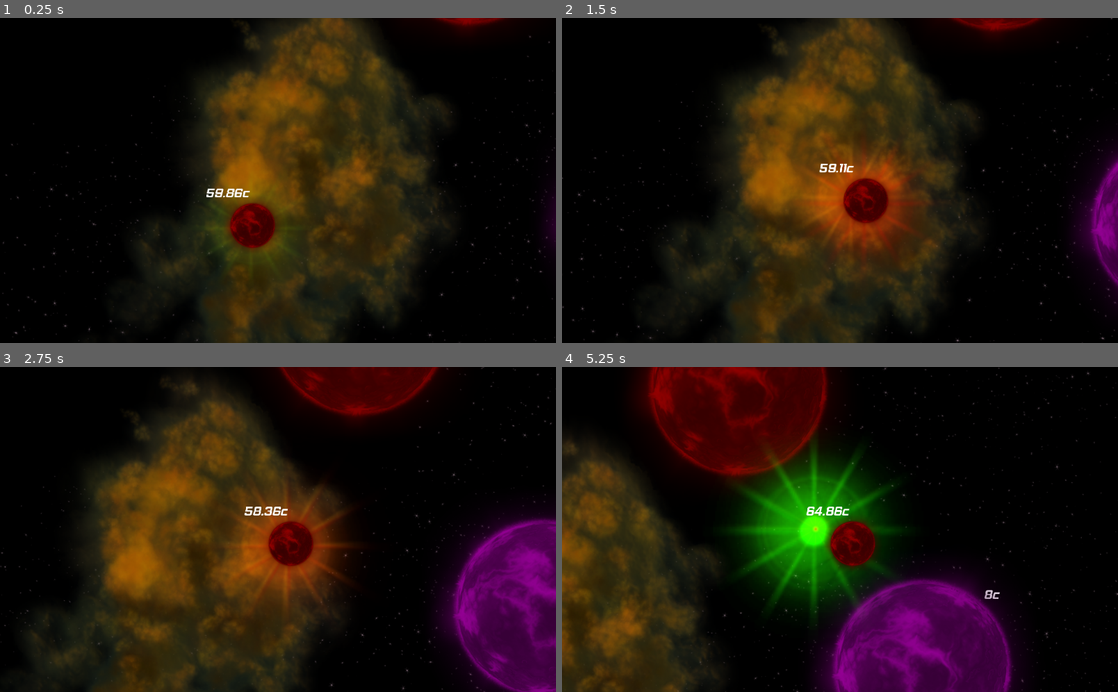
Above: before the commit, frames 1-4 (two rows, left to right).
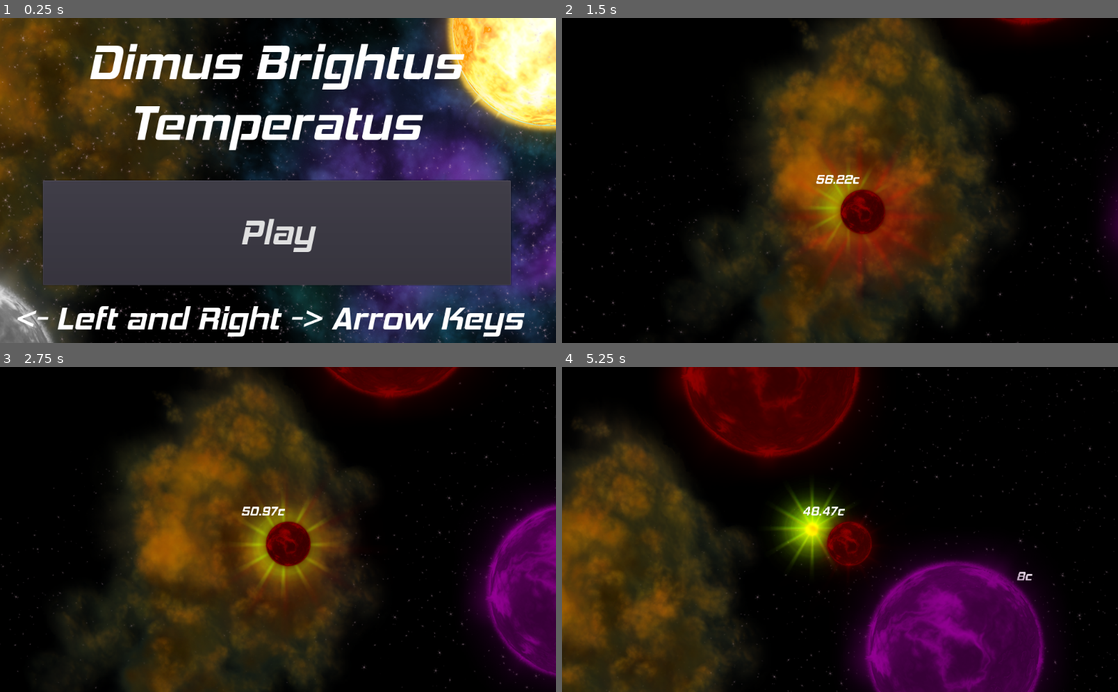
Above: after the commit, the same moments.

Repository: OneSleepyDev/GodotGameJam2018
Game: Godot game, scene res://Menu.tscn
The game is run twice, just before and just after one commit, with the same random seed, the same clock (stepped at 60 frames per second) and the same inputs. Before the commit the project starts from res://Main.tscn. Sound files missing from this copy of the repository are replaced by a short silence.
Inputs (mouse positions are in pixels of both pictures, inside the frame that each line leads up to):
- Up to frame 1 (0.25 s): no input
- Up to frame 2 (1.5 s): click (840, 232) at 0.5 s, where only the run after the commit has a clickable "Play"; hold Right (ui_right) from 1.28 s (still down)
- Up to frame 3 (2.75 s): release Right (ui_right) at 2.03 s; hold Left (ui_left) from 2.03 s (still down)
- Up to frame 4 (5.25 s): release Left (ui_left) at 2.78 s; hold Right (ui_right) 2.78-4.28 s; hold Left (ui_left) from 4.28 s (still down)

The runs differ from the first frame. In frame 1, 92% of the frame differs, in the area x 0-100%, y 0-100%; in frame 2, 24%; in frame 3, 28%; in frame 4, 36%.

Commit message:
Added music, setup menu, added nice things

Diff:
--- /dev/null
+++ b/AudioStreamPlayer.gd
@@ -0,0 +1,4 @@
+extends AudioStreamPlayer
+
+func _on_AudioStreamPlayer_finished():
+	stop()
--- /dev/null
+++ b/Button.gd
@@ -0,0 +1,4 @@
+extends Button
+
+func _on_Button_pressed():
+	get_tree().change_scene("res://Main.tscn")
--- a/Main.tscn
+++ b/Main.tscn
@@ -6,13 +6,15 @@
 [ext_resource path="res://assets/flare_01_0.png" type="Texture" id=4]
 [ext_resource path="res://Star.tscn" type="PackedScene" id=5]
 [ext_resource path="res://assets/font.ttf" type="DynamicFontData" id=6]
-
-[sub_resource type="CircleShape2D" id=5]
+[ext_resource path="res://assets/Ove Melaa - Dark Blue.ogg" type="AudioStream" id=7]
+[ext_resource path="res://AudioStreamPlayer.gd" type="Script" id=8]
+
+[sub_resource type="CircleShape2D" id=1]
 
 custom_solver_bias = 0.0
 radius = 172.656
 
-[sub_resource type="Curve2D" id=1]
+[sub_resource type="Curve2D" id=2]
 
 bake_interval = 5.0
 _data = {
@@ -80,6 +82,51 @@
 font_data = ExtResource( 6 )
 _sections_unfolded = [ "Font", "Settings" ]
 
+[sub_resource type="StyleBoxFlat" id=7]
+
+content_margin_left = -1.0
+content_margin_right = -1.0
+content_margin_top = -1.0
+content_margin_bottom = -1.0
+bg_color = Color( 0.335938, 0, 0, 1 )
+draw_center = true
+border_width_left = 0
+border_width_top = 0
+border_width_right = 0
+border_width_bottom = 0
+border_color = Color( 1, 1, 1, 1 )
+border_blend = true
+corner_radius_top_left = 0
+corner_radius_top_right = 0
+corner_radius_bottom_right = 0
+corner_radius_bottom_left = 0
+corner_detail = 107
+expand_margin_left = 0.0
+expand_margin_right = 60.0
+expand_margin_top = 0.0
+expand_margin_bottom = 0.0
+shadow_color = Color( 0, 0, 0, 0.6 )
+shadow_size = 0
+anti_aliasing = true
+anti_aliasing_size = 1
+_sections_unfolded = [ "Anti Aliasing", "Border", "Border Width", "Corner Radius", "Expand Margin", "Shadow" ]
+
+[sub_resource type="DynamicFont" id=8]
+
+size = 600
+use_mipmaps = false
+use_filter = false
+font_data = ExtResource( 6 )
+_sections_unfolded = [ "Font", "Settings" ]
+
+[sub_resource type="DynamicFont" id=9]
+
+size = 400
+use_mipmaps = false
+use_filter = false
+font_data = ExtResource( 6 )
+_sections_unfolded = [ "Font", "Settings" ]
+
 [node name="Main" type="Node2D" index="0"]
 
 [node name="Map" parent="." index="0" instance=ExtResource( 1 )]
@@ -91,6 +138,7 @@
 
 [node name="planets" type="Node2D" parent="." index="1"]
 
+editor/display_folded = true
 position = Vector2( 12912.4, 5793.17 )
 
 [node name="Planet" parent="planets" index="0" instance=ExtResource( 2 )]
@@ -261,8 +309,9 @@
 modulate = Color( 0.996094, 0.84471, 0.0272369, 1 )
 show_behind_parent = true
 position = Vector2( 21.5519, -18.3799 )
+scale = Vector2( 0.5, 0.5 )
 emitting = true
-amount = 3
+amount = 10
 lifetime = 1.0
 one_shot = false
 preprocess = 0.0
@@ -332,4 +381,98 @@
 max_lines_visible = -1
 _sections_unfolded = [ "custom_fonts" ]
 
+[node name="Label2" type="Label" parent="Path2D/PathFollow2D/Star" index="5"]
+
+visible = false
+anchor_left = 0.0
+anchor_top = 0.0
+anchor_right = 0.0
+anchor_bottom = 0.0
+margin_left = -1965.0
+margin_top = -367.0
+margin_right = 1702.0
+margin_bottom = 354.0
+rect_pivot_offset = Vector2( 0, 0 )
+rect_clip_content = false
+mouse_filter = 2
+mouse_default_cursor_shape = 0
+size_flags_horizontal = 1
+size_flags_vertical = 4
+custom_styles/normal = SubResource( 7 )
+custom_fonts/font = SubResource( 8 )
+custom_colors/font_color = Color( 1, 1, 1, 1 )
+text = "You made it!"
+percent_visible = 1.0
+lines_skipped = 0
+max_lines_visible = -1
+_sections_unfolded = [ "Mouse", "custom_colors", "custom_constants", "custom_fonts", "custom_styles" ]
+
+[node name="Label3" type="Label" parent="Path2D/PathFollow2D/Star" index="6"]
+
+visible = false
+anchor_left = 0.0
+anchor_top = 0.0
+anchor_right = 0.0
+anchor_bottom = 0.0
+margin_left = -1965.0
+margin_top = -367.0
+margin_right = 1702.0
+margin_bottom = 354.0
+rect_pivot_offset = Vector2( 0, 0 )
+rect_clip_content = false
+mouse_filter = 2
+mouse_default_cursor_shape = 0
+size_flags_horizontal = 1
+size_flags_vertical = 4
+custom_styles/normal = SubResource( 7 )
+custom_fonts/font = SubResource( 8 )
+custom_colors/font_color = Color( 1, 1, 1, 1 )
+text = "Burned out"
+percent_visible = 1.0
+lines_skipped = 0
+max_lines_visible = -1
+_sections_unfolded = [ "Mouse", "custom_colors", "custom_constants", "custom_fonts", "custom_styles" ]
+
+[node name="Button" type="Button" parent="Path2D/PathFollow2D/Star" index="7"]
+
+visible = false
+anchor_left = 0.0
+anchor_top = 0.0
+anchor_right = 0.0
+anchor_bottom = 0.0
+margin_left = -1806.0
+margin_top = 365.0
+margin_right = 1594.0
+margin_bottom = 852.0
+rect_pivot_offset = Vector2( 0, 0 )
+rect_clip_content = false
+focus_mode = 2
+mouse_filter = 0
+mouse_default_cursor_shape = 0
+size_flags_horizontal = 1
+size_flags_vertical = 1
+custom_fonts/font = SubResource( 9 )
+toggle_mode = false
+enabled_focus_mode = 2
+shortcut = null
+group = null
+text = "Play again?"
+flat = false
+align = 1
+_sections_unfolded = [ "custom_fonts" ]
+
+[node name="AudioStreamPlayer" type="AudioStreamPlayer" parent="." index="4"]
+
+stream = ExtResource( 7 )
+volume_db = 0.0
+pitch_scale = 1.0
+autoplay = true
+mix_target = 0
+bus = "Master"
+script = ExtResource( 8 )
+
 [connection signal="body_entered" from="sun/Area2D" to="Path2D/PathFollow2D/Star" method="_on_Area2D_body_entered"]
+
+[connection signal="pressed" from="Path2D/PathFollow2D/Star/Button" to="Path2D/PathFollow2D/Star" method="_on_Button_pressed"]
+
+[connection signal="finished" from="AudioStreamPlayer" to="AudioStreamPlayer" method="_on_AudioStreamPlayer_finished"]
--- /dev/null
+++ b/Menu.tscn
@@ -0,0 +1,143 @@
+[gd_scene load_steps=7 format=2]
+
+[ext_resource path="res://space.tres" type="TileSet" id=1]
+[ext_resource path="res://assets/font.ttf" type="DynamicFontData" id=2]
+[ext_resource path="res://Button.gd" type="Script" id=3]
+
+[sub_resource type="DynamicFont" id=1]
+
+size = 64
+use_mipmaps = false
+use_filter = false
+font_data = ExtResource( 2 )
+_sections_unfolded = [ "Font", "Settings" ]
+
+[sub_resource type="DynamicFont" id=2]
+
+size = 90
+use_mipmaps = true
+use_filter = false
+font_data = ExtResource( 2 )
+_sections_unfolded = [ "Font", "Settings" ]
+
+[sub_resource type="DynamicFont" id=3]
+
+size = 60
+use_mipmaps = false
+use_filter = false
+font_data = ExtResource( 2 )
+_sections_unfolded = [ "Font", "Settings" ]
+
+[node name="Menu" type="Control" index="0"]
+
+anchor_left = 0.0
+anchor_top = 0.0
+anchor_right = 0.0
+anchor_bottom = 0.0
+margin_right = 40.0
+margin_bottom = 40.0
+rect_pivot_offset = Vector2( 0, 0 )
+rect_clip_content = false
+mouse_filter = 0
+mouse_default_cursor_shape = 0
+size_flags_horizontal = 1
+size_flags_vertical = 1
+
+[node name="TileMap" type="TileMap" parent="." index="0"]
+
+mode = 0
+tile_set = ExtResource( 1 )
+cell_size = Vector2( 64, 64 )
+cell_quadrant_size = 16
+cell_custom_transform = Transform2D( 1, 0, 0, 1, 0, 0 )
+cell_half_offset = 2
+cell_tile_origin = 0
+cell_y_sort = false
+cell_clip_uv = false
+collision_use_kinematic = false
+collision_friction = 1.0
+collision_bounce = 0.0
+collision_layer = 1
+collision_mask = 1
+occluder_light_mask = 1
+format = 1
+tile_data = PoolIntArray( -524283, 0, 0, -327689, 1, 0, -262132, 2, 0, -131075, 4, 0, -196604, 4, 0, -196595, 4, 0, -65540, 4, 0, -131066, 4, 0, -4, 4, 0, 327679, 4, 0, 262151, 4, 0, 393211, 4, 0, 327696, 4, 0, 458746, 3, 0 )
+
+[node name="Button" type="Button" parent="." index="1"]
+
+anchor_left = 0.0
+anchor_top = 0.0
+anchor_right = 0.0
+anchor_bottom = 0.0
+margin_left = 79.0
+margin_top = 300.0
+margin_right = 941.0
+margin_bottom = 493.0
+rect_pivot_offset = Vector2( 0, 0 )
+rect_clip_content = false
+focus_mode = 2
+mouse_filter = 0
+mouse_default_cursor_shape = 0
+size_flags_horizontal = 1
+size_flags_vertical = 1
+custom_fonts/font = SubResource( 1 )
+toggle_mode = false
+enabled_focus_mode = 2
+shortcut = null
+group = null
+text = "Play"
+flat = false
+align = 1
+script = ExtResource( 3 )
+_sections_unfolded = [ "Hint", "Margin", "Rect", "Size Flags", "custom_fonts" ]
+
+[node name="Label" type="Label" parent="." index="2"]
+
+anchor_left = 0.0
+anchor_top = 0.0
+anchor_right = 0.0
+anchor_bottom = 0.0
+margin_left = 161.0
+margin_top = 28.0
+margin_right = 851.0
+margin_bottom = 389.0
+rect_pivot_offset = Vector2( 0, 0 )
+rect_clip_content = false
+mouse_filter = 2
+mouse_default_cursor_shape = 0
+size_flags_horizontal = 1
+size_flags_vertical = 4
+custom_fonts/font = SubResource( 2 )
+text = "Dimus Brightus
+Temperatus"
+align = 1
+percent_visible = 1.0
+lines_skipped = 0
+max_lines_visible = -1
+_sections_unfolded = [ "Margin", "custom_fonts" ]
+
+[node name="Label2" type="Label" parent="." index="3"]
+
+anchor_left = 0.0
+anchor_top = 0.0
+anchor_right = 0.0
+anchor_bottom = 0.0
+margin_left = -90.0
+margin_top = 518.0
+margin_right = 1079.0
+margin_bottom = 879.0
+rect_pivot_offset = Vector2( 0, 0 )
+rect_clip_content = false
+mouse_filter = 2
+mouse_default_cursor_shape = 0
+size_flags_horizontal = 1
+size_flags_vertical = 4
+custom_fonts/font = SubResource( 3 )
+text = "<- Left and Right -> Arrow Keys"
+align = 1
+percent_visible = 1.0
+lines_skipped = 0
+max_lines_visible = -1
+_sections_unfolded = [ "Margin", "custom_fonts" ]
+
+[connection signal="pressed" from="Button" to="Button" method="_on_Button_pressed"]
--- a/Star.gd
+++ b/Star.gd
@@ -20,7 +20,7 @@
 		blue = 1
 		red = .9
 		green = .9
-		SPEED = 300
+		SPEED = 600
 	if temp <100 && temp > 70:
 		blue = .6
 		red = .6
@@ -42,11 +42,13 @@
 func _physics_process(delta):
 	get_node("Label").set_text(String(temp)+"c")
 	# Lower the temperture as time goes on
-	temp -= .01
-	#if temp <=0:
-	#	get_tree
+	temp -= .07
+	if temp <= 0:
+		get_node("../../../AudioStreamPlayer").set_pitch_scale(.6)
+		get_node("Camera2D").set_zoom(Vector2(4,4))
+		get_node("Label3").visible = true
+		get_node("Button").visible = true
 	_stats_change()
-
 
 	# Send toward the sun on the path
 	get_parent().set_offset(get_parent().get_offset() + SPEED *delta)
@@ -64,5 +66,11 @@
 
 	move_and_slide(motion)
 
+func _on_Area2D_body_entered(body):
+	get_node("Camera2D").set_zoom(Vector2(4,4))
+	get_node("Label2").visible = true
+	get_node("Button").visible = true
 
-#func _on_Area2D_body_entered(body):
+
+func _on_Button_pressed():
+	get_tree().reload_current_scene()
--- a/project.godot
+++ b/project.godot
@@ -11,7 +11,7 @@
 [application]
 
 config/name="GodotGameJam2018"
-run/main_scene="res://Main.tscn"
+run/main_scene="res://Menu.tscn"
 config/icon="res://icon.png"
 
 [rendering]
Not shown: 5 places in Main.tscn that only renumber resources
Not shown, added: assets/Ove Melaa - Dark Blue.ogg.import
Not shown, changed: assets/attribs.txt
Not shown, added: assets/Ove Melaa - Dark Blue.ogg
